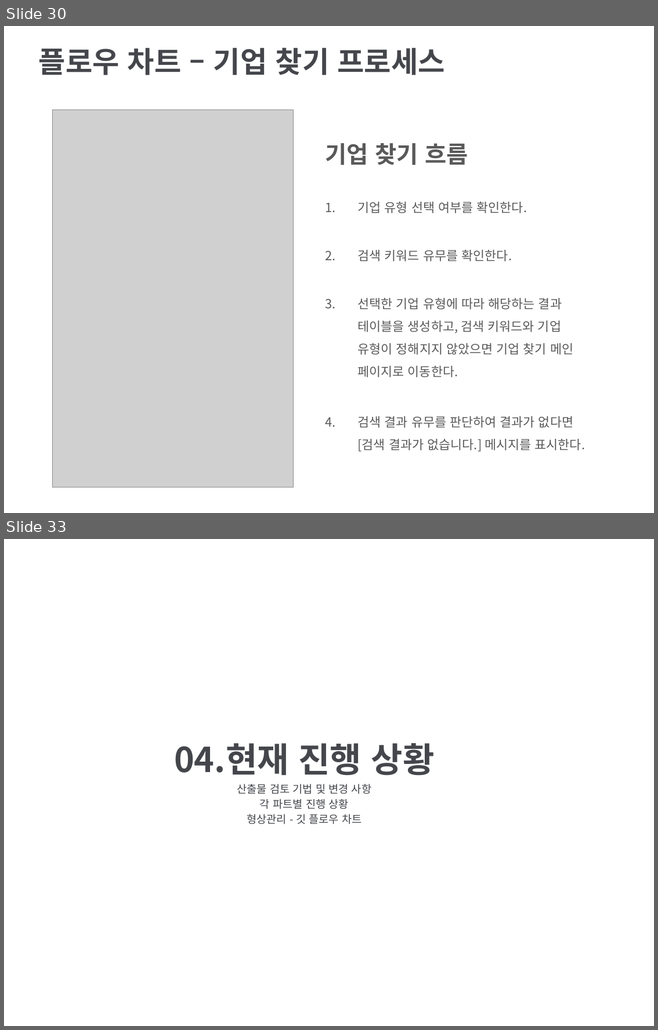
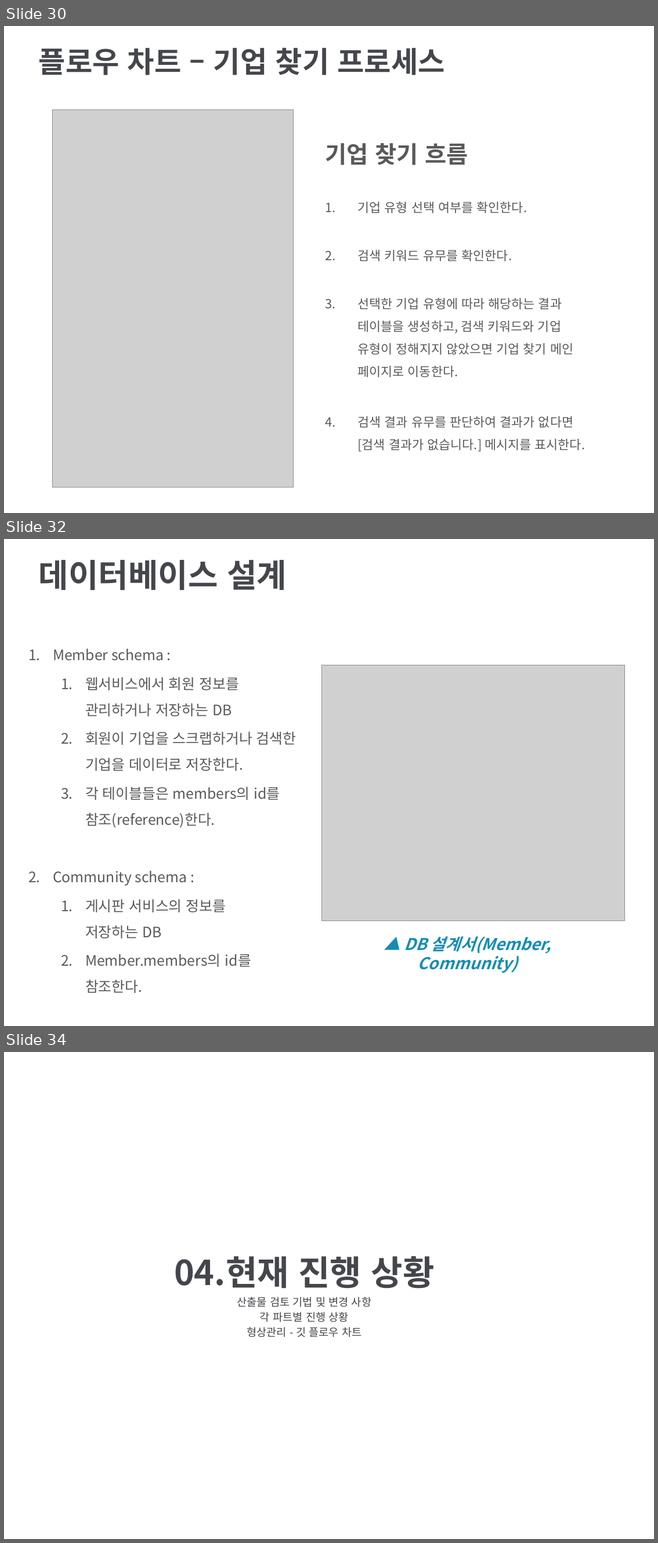
Before and after one commit to DrawGreen2021/Presentation, a slide deck: 팀 그릴그린 중간발표(사업계획서).pptx. Shown one above the other, each under a label of ours: slides 30 and 33 before the commit, slides 30, 32 and 34 after it; the slides between them are not shown. The pictures are 658x1030 and 658x1543 pixels, drawn with LibreOffice and Linux fonts; fonts in the diff are those of the drawing; grey boxes stand for pictures; background and template pictures are left out. Boxes give left, top, right and bottom in pixels: in the first picture for what was removed or moved away, otherwise in the second. Text is boxed around its words. In the diff, an @@ line names an element or a change of style, - is before the commit and + after.

```diff
--- a/팀 그릴그린 중간발표(사업계획서).pptx
+++ b/팀 그릴그린 중간발표(사업계획서).pptx
@@ slide 32 added at box(4, 539, 654, 1026), background picture (left out) @@
@@ title added at box(39, 560, 286, 590), 36 pt, text #44464B, bold @@
+데이터베이스 설계
@@ text added at box(53, 649, 296, 993), 16 pt, text #595959 @@
+1. Member schema :
+  1. 웹서비스에서 회원 정보를
+     관리하거나 저장하는 DB
+  2. 회원이 기업을 스크랩하거나 검색한 기업을 데이터로 저장한다.
+  3. 각 테이블들은 members의 id를
+     참조(reference)한다.
+2. Community schema :
+  1. 게시판 서비스의 정보를
+     저장하는 DB
+  2. Member.members의 id를
+     참조한다.
@@ picture added at box(322, 665, 625, 921) @@
@@ text added at box(404, 936, 551, 973), 18 pt, text #168CB3, bold, italic @@
+▲ DB 설계서(Member, Community)
@@ what was slide 33 is now slide 34 @@
```
Also in this commit, not shown: 10 slides changed, 3 other slides added, 2 slides removed, 2 other files.
